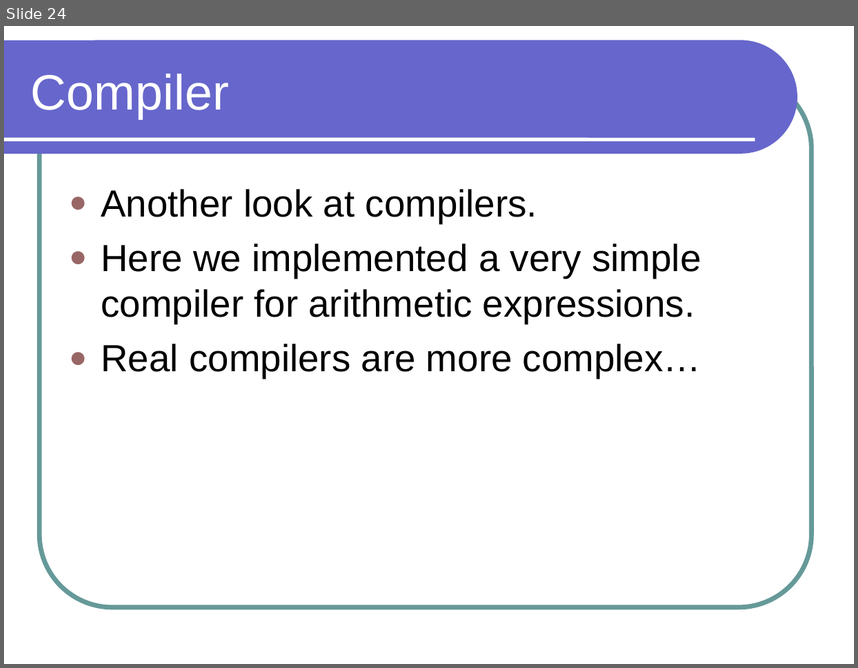
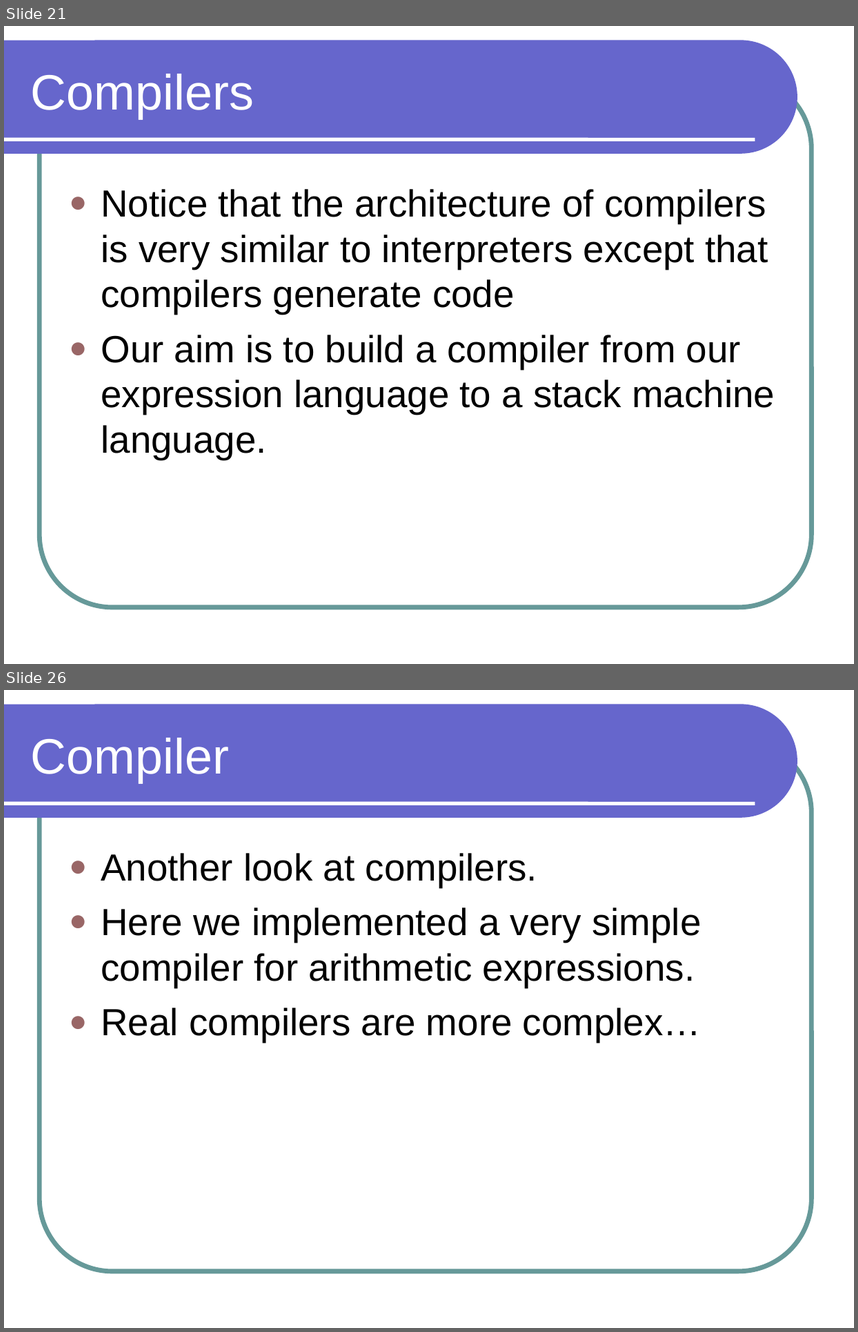
Before and after one commit to lutzhamel/CSC301, a slide deck: notes/csc301-ln012.ppt. Shown one above the other, each under a label of ours: slide 24 before the commit, slides 21 and 26 after it; the slides between them are not shown. The pictures are 858x668 and 858x1332 pixels, drawn with LibreOffice and Linux fonts; fonts in the diff are those of the drawing. Boxes give left, top, right and bottom in pixels: in the first picture for what was removed or moved away, otherwise in the second. Text is boxed around its words. In the diff, an @@ line names an element or a change of style, - is before the commit and + after.

```diff
--- a/notes/csc301-ln012.ppt
+++ b/notes/csc301-ln012.ppt
@@ slide 21 added at [4,26,854,664], background #FFFFFF; not listed: 3 template elements that a slide beside it also shows @@
@@ title added at [31,74,254,118], 42 pt, text #FFFFFF @@
+Compilers
@@ text added at [101,189,775,459], 32 pt, text #000000 @@
+● Notice that the architecture of compilers is very similar to interpreters except that compilers generate code
+● Our aim is to build a compiler from our expression language to a stack machine language.
@@ what was slide 24 is now slide 26 @@
```
Also in this commit, not shown: 7 slides changed, 2 other slides added, 1 slide removed, 3 other files.
